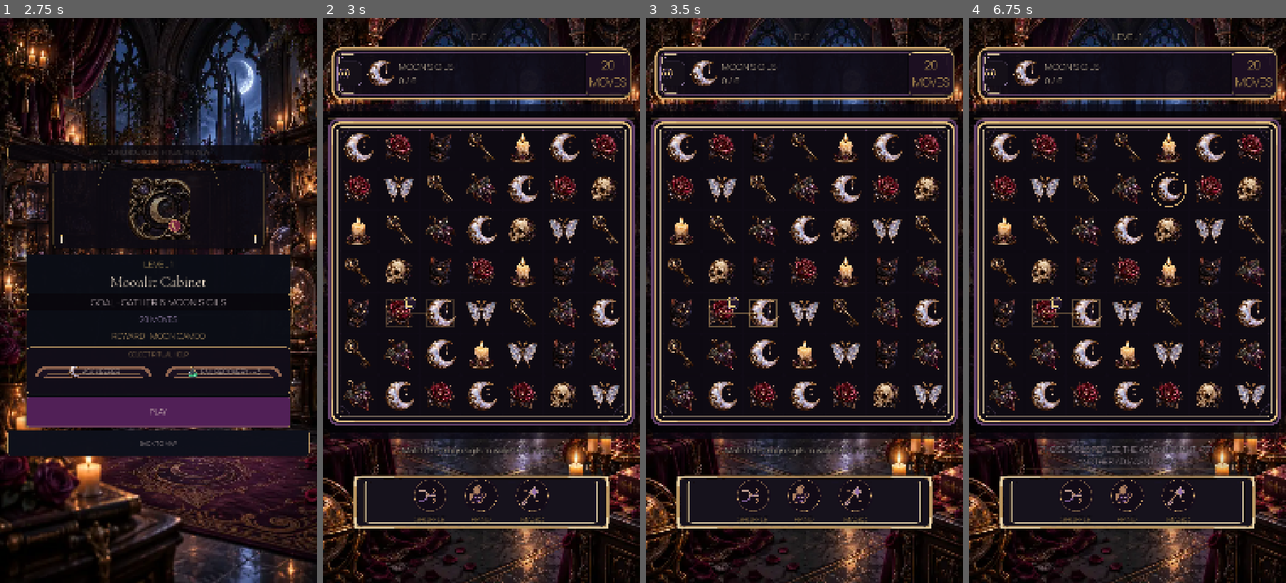
Above: before the commit, frames 1-4 (left to right).
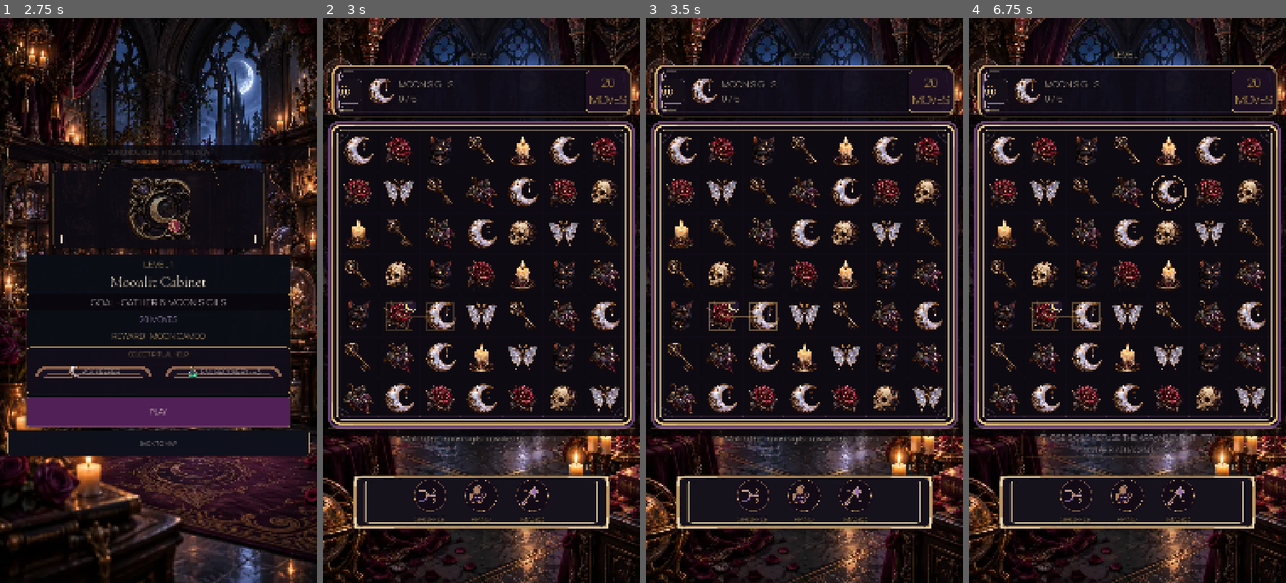
Above: after the commit, the same moments.

Repository: Jay-prodesign/akilta-match3
Game: Godot game, scene res://src/app/app_bootstrap.tscn
Two runs of this game, one before a commit and one after it. Both use one fixed random seed, a clock stepped at 60 frames per second and the inputs below.
Inputs (mouse positions are in pixels of both pictures, inside the frame that each line leads up to; where the layout moved, square brackets give the same spot in the first picture):
- Up to frame 1 (2.75 s): click "ENTER THE HOUSE" at 0.5 s; click "PLAY LEVEL 1" at 1.25 s; click "1" at 2 s
- Up to frame 2 (3 s): click "PLAY" at 2.75 s
- Up to frame 3 (3.5 s): no input
- Up to frame 4 (6.75 s): click (994, 91) [994, 74] at 3.5 s; click "RESTART LEVEL" at 4.25 s; tap Enter at 5 s; drag from (1127, 272) to (1159, 176) at 5.02 s; drag from (1064, 328) to (1111, 413) at 5.77 s; move the mouse to (1159, 176) at 6.52 s; click (1159, 176) at 6.67 s

Frame 1 is identical in both runs. In frame 2, 21% of the frame differs, in the area x 0-100%, y 2-78%; in frame 3, 21%; in frame 4, 21%, in the area x 0-100%, y 2-80%.

Commit message:
Shift gameplay board into North Star vertical band

Diff:
--- a/src/ui/gameplay/gameplay_screen.tscn
+++ b/src/ui/gameplay/gameplay_screen.tscn
@@ -376,7 +376,7 @@
 anchor_right = 1.0
 anchor_bottom = 1.0
 offset_left = 24.0
-offset_top = 40.0
+offset_top = 100.0
 offset_right = -24.0
 offset_bottom = -112.0
 grow_horizontal = 2
@@ -464,7 +464,7 @@
 tooltip_text = "Pause"
 
 [node name="BoardView" type="Control" parent="Layout"]
-custom_minimum_size = Vector2(0, 1140)
+custom_minimum_size = Vector2(0, 1040)
 layout_mode = 2
 size_flags_vertical = 0
 mouse_filter = 0
